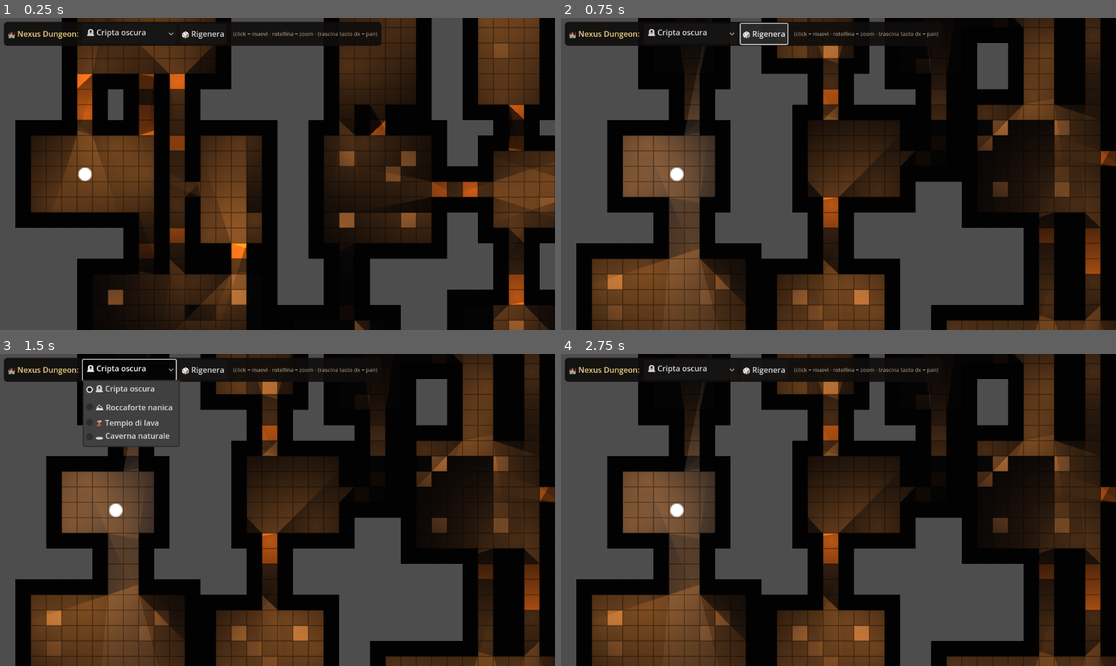
Above: before the commit, frames 1-4 (two rows, left to right).
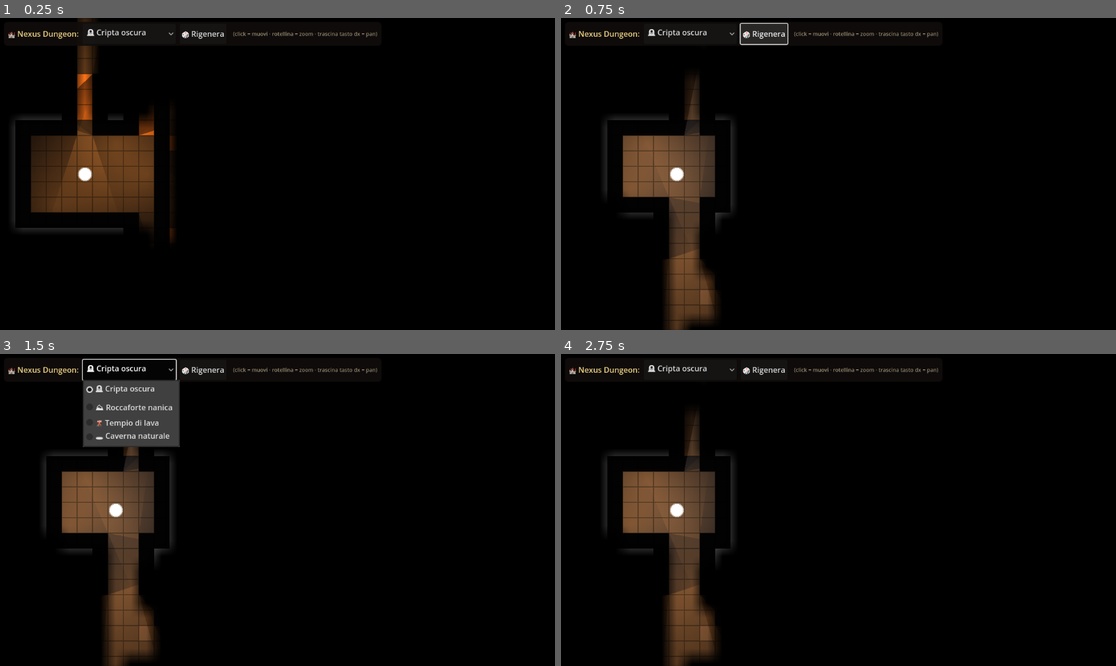
Above: after the commit, the same moments.

Repository: fanaragabriele2-coder/vtt-ventimiglia
Game: Godot game, scene res://scenes/nexus_demo.tscn
The game is run twice, just before and just after one commit, with the same random seed, the same clock (stepped at 60 frames per second) and the same inputs. This scene is started directly instead of the project's main scene.
Inputs (mouse positions are in pixels of both pictures, inside the frame that each line leads up to):
- Up to frame 1 (0.25 s): no input
- Up to frame 2 (0.75 s): click "🎲 Rigenera" at 0.5 s
- Up to frame 3 (1.5 s): click "🪦 Cripta oscura" at 1.25 s
- Up to frame 4 (2.75 s): tap Enter at 2 s; move the mouse to (810, 572) at 2.02 s; hold W from 2.03 s (still down); click (810, 572) at 2.17 s

The runs differ from the first frame. In frame 1, 56% of the frame differs, in the area x 0-100%, y 0-100%; in frame 2, 53%; in frame 3, 52%; in frame 4, 53%.

Commit message:
Godot: Nexus Fase 2 — occluder nel TileSet, fog of war a doppio canale con shader, pathfinding A*
- TileSet: occlusion layer per-tile su MURO e PILASTRO (TileData.set_occluder) — dipingere un muro
  porta l'ombra con se'. Rimosso il nodo LightOccluder2D per cella (centinaia di nodi in meno).
- Fog of War a doppio canale: memoria dell'esplorato calcolata su griglia con raggi di Bresenham
  (event-driven, solo al movimento del party, mai per frame) + fog texture 1 texel = 1 cella
  (R=esplorato, G=visibile, B=bagliore lava) resa da un canvas shader con filtering lineare — i
  bordi morbidi della nebbia li fa l'upscale, gratis. La lava si intravede oltre la nebbia come
  alone rosso (fog_of_war.gdshader).
- AStarGrid2D nativa ricostruita a fine generazione: diagonali solo senza ostacoli, euristica
  octile, pesi per terreno (acqua 2.0, macerie 1.5). trova_percorso/valida_movimento come cancello
  unico: giocatore, IA e Master muovono i token SOLO lungo percorsi reali (i muri non si
  attraversano). costo_percorso_metri per l'Action Economy (tappe x 1,5 m).
- Fix percorribilita': i PILASTRI ora bloccano il movimento (prima si attraversavano); l'ACQUA
  diventa percorribile ma lenta (peso A* 2.0), coerente col design doc.
- NexusView: click-to-move segue il percorso (tween per tappa, la luce di vista segue il token) e
  rifiuta le celle irraggiungibili; la nebbia si dirada all'arrivo (aggiorna_visione).
- Roadmap aggiornata nel design doc (Fase 1b e 2 complete).

Verificato con gdtoolkit sui 33 script (0 errori); gdlint pulito (solo line-length preesistenti).

Co-Authored-By: Claude Opus 4.8 <noreply@anthropic.com>
Claude-Session: https://claude.ai/code/session_01EitiiDafKKu7YfdrUthcuc

Diff:
--- /dev/null
+++ b/godot/scripts/map/fog_of_war.gdshader
@@ -0,0 +1,19 @@
+shader_type canvas_item;
+
+// Fog of War a DOPPIO CANALE (Fase 2 del Nexus Map Engine).
+// La texture ha 1 texel per CELLA della griglia (48x36 px), upscalata con filtering lineare:
+// e' l'upscale a creare i bordi di nebbia morbidi, gratis, senza geometria.
+//   R = esplorato (memoria permanente)
+//   G = visibile ORA (linea di vista corrente)
+//   B = autoilluminato (bagliore della lava che filtra oltre la nebbia)
+// Risultato: trasparente dove visibile, penombra dove solo esplorato, nero dove ignoto —
+// con un alone rosso dove, oltre la nebbia, scorre un fiume di lava (lo senti prima di vederlo).
+
+void fragment() {
+	vec4 fog = texture(TEXTURE, UV);
+	float visibile = fog.g;
+	float esplorato = max(fog.r, visibile);
+	float oscurita = 1.0 - max(visibile, esplorato * 0.45);
+	vec3 bagliore_lava = vec3(0.35, 0.07, 0.02) * fog.b * (1.0 - visibile);
+	COLOR = vec4(bagliore_lava, clamp(oscurita, 0.0, 1.0));
+}
--- a/godot/scripts/map/map_manager.gd
+++ b/godot/scripts/map/map_manager.gd
@@ -44,17 +44,27 @@
 	Color(0.14, 0.12, 0.16),       # 9 ARCO (overhead)
 ]
 
-# Celle su cui si puo' camminare (le altre bloccano il movimento e la linea di vista).
-const CALPESTABILI: Array[int] = [G.PAVIMENTO, G.PORTA, G.PONTE]
+# Terreni su cui si puo' camminare. L'acqua e' percorribile ma LENTA (peso 2.0 nell'A*), le
+# macerie rallentano (1.5); muri e pilastri bloccano del tutto (vedi cella_percorribile).
+const CALPESTABILI: Array[int] = [G.PAVIMENTO, G.PORTA, G.PONTE, G.ACQUA]
+
+const FOG_SHADER := preload("res://scripts/map/fog_of_war.gdshader")
+const RAGGIO_VISIONE: int = 10  # celle di vista del party (per la memoria dell'esplorato)
 
 var _ground: TileMapLayer
 var _walls: TileMapLayer
 var _props: TileMapLayer
 var _overhead: TileMapLayer
-var _occluders: Node2D
 var _lights: Node2D
 var _tokens_root: Node2D
 var _canvas_modulate: CanvasModulate
+
+# Fase 2: pathfinding e nebbia a doppio canale.
+var _astar: AStarGrid2D
+var _fog_esplorata: PackedByteArray = PackedByteArray()
+var _fog_lava: PackedByteArray = PackedByteArray()
+var _fog_image: Image
+var _fog_sprite: Sprite2D
 
 var _tile_source_id: int = 0
 var _luce_tex: Texture2D
@@ -86,11 +96,8 @@
 	_props = _nuovo_layer(tileset, "Props", 2, true)     # Y-sort: i props si ordinano coi token
 	_overhead = _nuovo_layer(tileset, "Overhead", 4, false)
 
-	# Contenitori (tra Props e Overhead) per occlusori, luci e token — tutti Y-sortati insieme.
-	_occluders = Node2D.new()
-	_occluders.name = "Occluders"
-	add_child(_occluders)
-
+	# Contenitori (tra Props e Overhead) per luci e token. Gli occlusori NON hanno piu' un nodo:
+	# vivono nel TileSet (occlusion layer per-tile) — dipingere un muro porta l'ombra con se'.
 	_lights = Node2D.new()
 	_lights.name = "Lights"
 	add_child(_lights)
@@ -142,7 +149,19 @@
 
 	var tileset := TileSet.new()
 	tileset.tile_size = Vector2i(CELL_PX, CELL_PX)
+	# Occlusion layer PER-TILE: muri e pilastri portano l'occlusore con se' quando vengono dipinti.
+	# Niente piu' un nodo LightOccluder2D per cella: la luce non attraversa la pietra "gratis".
+	# (Nota 4.4+: set_occluder e' rinominata set_occluder_polygon; su 4.3 e' questa.)
+	tileset.add_occlusion_layer()
 	_tile_source_id = tileset.add_source(atlas, 0)
+	var mezzo: float = CELL_PX * 0.5
+	var quad := OccluderPolygon2D.new()
+	quad.polygon = PackedVector2Array([
+		Vector2(-mezzo, -mezzo), Vector2(mezzo, -mezzo), Vector2(mezzo, mezzo), Vector2(-mezzo, mezzo),
+	])
+	for tipo_occlusore: int in [G.MURO, G.PILASTRO]:
+		var td: TileData = atlas.get_tile_data(Vector2i(tipo_occlusore, 0), 0)
+		td.set_occluder(0, quad)
 	return tileset
 
 
@@ -183,9 +202,11 @@
 	_dati = G.genera(tema, seme)
 	_pulisci()
 	_dipingi_layers()
-	_piazza_occlusori()
 	_piazza_luci_torce()
 	_piazza_luce_party()
+	_ricostruisci_astar()
+	_inizializza_fog()
+	aggiorna_visione(_dati.get("spawn", Vector2i(2, 2)))
 	if _camera:
 		var w: int = int(_dati["larghezza"])
 		var h: int = int(_dati["altezza"])
@@ -197,7 +218,7 @@
 func _pulisci() -> void:
 	for layer: TileMapLayer in [_ground, _walls, _props, _overhead]:
 		layer.clear()
-	for gruppo: Node2D in [_occluders, _lights, _tokens_root]:
+	for gruppo: Node2D in [_lights, _tokens_root]:
 		for figlio: Node in gruppo.get_children():
 			figlio.queue_free()
 	_tokens.clear()
@@ -225,28 +246,6 @@
 				_overhead.set_cell(pos, _tile_source_id, Vector2i(overhead[idx], 0))
 
 
-## Un LightOccluder2D quadrato per ogni cella-muro: la luce non passa oltre la pietra (raycasting).
-## Per mappe enormi si potrebbero fondere i muri contigui in polilinee — qui, a 48x36, un occlusore
-## per cella e' semplice e piu' che sostenibile su hardware moderno (nota di scalabilita').
-func _piazza_occlusori() -> void:
-	var w: int = int(_dati["larghezza"])
-	var h: int = int(_dati["altezza"])
-	var muri: PackedInt32Array = _dati["muri"]
-	var quad := PackedVector2Array([
-		Vector2(0, 0), Vector2(CELL_PX, 0), Vector2(CELL_PX, CELL_PX), Vector2(0, CELL_PX),
-	])
-	for y: int in range(h):
-		for x: int in range(w):
-			if muri[y * w + x] != G.MURO:
-				continue  # le porte lasciano passare la luce (aperte)
-			var occ := LightOccluder2D.new()
-			var poly := OccluderPolygon2D.new()
-			poly.polygon = quad
-			occ.occluder = poly
-			occ.position = Vector2(x * CELL_PX, y * CELL_PX)
-			_occluders.add_child(occ)
-
-
 func _piazza_luci_torce() -> void:
 	var torce: Array = _dati.get("torce", [])
 	for t: Variant in torce:
@@ -309,6 +308,17 @@
 		(_tokens[combatant_id] as Sprite2D).position = _centro_cella(cell)
 
 
+## Anima il token lungo un percorso di celle (l'output di trova_percorso): un piccolo tween per
+## tappa, in sequenza. La luce di vista del party segue da sola (e' figlia del token).
+func muovi_token_lungo_percorso(combatant_id: String, percorso: Array[Vector2i]) -> void:
+	if not _tokens.has(combatant_id) or percorso.is_empty():
+		return
+	var token := _tokens[combatant_id] as Sprite2D
+	var tw: Tween = create_tween()
+	for cell: Vector2i in percorso:
+		tw.tween_property(token, "position", _centro_cella(cell), 0.09)
+
+
 func rimuovi_token(combatant_id: String) -> void:
 	if _tokens.has(combatant_id):
 		(_tokens[combatant_id] as Node2D).queue_free()
@@ -335,11 +345,150 @@
 	if not in_mappa(cell):
 		return false
 	var w: int = int(_dati["larghezza"])
+	var idx: int = cell.y * w + cell.x
 	var celle: PackedInt32Array = _dati["celle"]
 	var muri: PackedInt32Array = _dati["muri"]
-	if muri[cell.y * w + cell.x] == G.MURO:
+	var props: PackedInt32Array = _dati["props"]
+	if muri[idx] == G.MURO or props[idx] == G.PILASTRO:
 		return false
-	return CALPESTABILI.has(celle[cell.y * w + cell.x]) or muri[cell.y * w + cell.x] == G.PORTA
+	return CALPESTABILI.has(celle[idx]) or muri[idx] == G.PORTA
+
+
+# --- Pathfinding (AStarGrid2D nativa) + cancello unico di validazione del movimento ---
+
+## Ricostruita UNA volta a fine generazione dalla maschera di percorribilita'. E' il "cancello
+## unico": giocatore, IA nemica e comandi del Master IA muovono i token SOLO lungo percorsi che
+## esistono qui — un muro non si attraversa perche' nessun percorso lo attraversa.
+func _ricostruisci_astar() -> void:
+	var w: int = int(_dati["larghezza"])
+	var h: int = int(_dati["altezza"])
+	_astar = AStarGrid2D.new()
+	_astar.region = Rect2i(0, 0, w, h)
+	_astar.cell_size = Vector2(CELL_PX, CELL_PX)
+	_astar.diagonal_mode = AStarGrid2D.DIAGONAL_MODE_ONLY_IF_NO_OBSTACLES
+	_astar.default_compute_heuristic = AStarGrid2D.HEURISTIC_OCTILE
+	_astar.update()
+	var celle: PackedInt32Array = _dati["celle"]
+	var props: PackedInt32Array = _dati["props"]
+	for y: int in range(h):
+		for x: int in range(w):
+			var cell := Vector2i(x, y)
+			if not cella_percorribile(cell):
+				_astar.set_point_solid(cell, true)
+			elif celle[y * w + x] == G.ACQUA:
+				_astar.set_point_weight_scale(cell, 2.0)   # guadare rallenta
+			elif props[y * w + x] == G.MACERIE:
+				_astar.set_point_weight_scale(cell, 1.5)   # terreno accidentato
+
+
+## Percorso da->a come lista di TAPPE (la cella di partenza e' esclusa). Vuoto = irraggiungibile.
+func trova_percorso(da: Vector2i, a: Vector2i) -> Array[Vector2i]:
+	var vuoto: Array[Vector2i] = []
+	if _astar == null or not in_mappa(da) or not in_mappa(a) or not cella_percorribile(a):
+		return vuoto
+	var percorso: Array[Vector2i] = _astar.get_id_path(da, a)
+	if percorso.size() <= 1:
+		return vuoto  # nessun percorso (o gia' sul posto)
+	percorso.remove_at(0)
+	return percorso
+
+
+## true se un movimento da->a e' possibile lungo un percorso reale (per validazioni esterne: IA,
+## comandi del Master, futura rete host-authoritative).
+func valida_movimento(da: Vector2i, a: Vector2i) -> bool:
+	return not trova_percorso(da, a).is_empty()
+
+
+## Costo in METRI del percorso (per l'Action Economy): tappe x 1,5 m.
+func costo_percorso_metri(percorso: Array[Vector2i]) -> float:
+	return celle_in_metri(percorso.size())
+
+
+# --- Fog of War a doppio canale (Fase 2): memoria dell'esplorato su griglia + shader ---
+
+func _inizializza_fog() -> void:
+	var w: int = int(_dati["larghezza"])
+	var h: int = int(_dati["altezza"])
+	_fog_esplorata = PackedByteArray()
+	_fog_esplorata.resize(w * h)
+	# Canale "autoilluminato": la lava scrive un bagliore che filtra anche oltre la nebbia.
+	_fog_lava = PackedByteArray()
+	_fog_lava.resize(w * h)
+	var celle: PackedInt32Array = _dati["celle"]
+	for i: int in range(w * h):
+		if celle[i] == G.LAVA:
+			_fog_lava[i] = 1
+	_fog_image = Image.create(w, h, false, Image.FORMAT_RGB8)
+	if _fog_sprite == null:
+		_fog_sprite = Sprite2D.new()
+		_fog_sprite.centered = false
+		_fog_sprite.z_index = 6  # sopra TUTTO (anche l'overhead): la nebbia copre il mondo
+		_fog_sprite.texture_filter = CanvasItem.TEXTURE_FILTER_LINEAR  # bordi morbidi via upscale
+		var mat := ShaderMaterial.new()
+		mat.shader = FOG_SHADER
+		_fog_sprite.material = mat
+		add_child(_fog_sprite)
+	_fog_sprite.scale = Vector2(CELL_PX, CELL_PX)  # 1 texel -> 1 cella
+	_fog_sprite.texture = ImageTexture.create_from_image(_fog_image)
+
+
+## Ricalcola la linea di vista dalla cella data (event-driven: SOLO quando il party si muove, mai
+## per frame). Raggi di Bresenham verso ogni cella nel raggio di visione: i muri bloccano; le celle
+## viste entrano per sempre nella memoria dell'esplorato.
+func aggiorna_visione(origine: Vector2i) -> void:
+	if _dati.is_empty() or not in_mappa(origine):
+		return
+	var w: int = int(_dati["larghezza"])
+	var visibili: Dictionary = {}
+	for dy: int in range(-RAGGIO_VISIONE, RAGGIO_VISIONE + 1):
+		for dx: int in range(-RAGGIO_VISIONE, RAGGIO_VISIONE + 1):
+			if dx * dx + dy * dy > RAGGIO_VISIONE * RAGGIO_VISIONE:
+				continue  # cerchio, non quadrato
+			var c := Vector2i(origine.x + dx, origine.y + dy)
+			if in_mappa(c) and _linea_vista_libera(origine, c):
+				var idx: int = c.y * w + c.x
+				visibili[idx] = true
+				_fog_esplorata[idx] = 1
+	_ridisegna_fog(visibili)
+
+
+## Bresenham intero da->a: false se una cella INTERMEDIA e' un muro (il muro stesso, come
+## bersaglio finale, resta visibile: e' il primo ostacolo che vedi).
+func _linea_vista_libera(da: Vector2i, a: Vector2i) -> bool:
+	var w: int = int(_dati["larghezza"])
+	var muri: PackedInt32Array = _dati["muri"]
+	var dx: int = absi(a.x - da.x)
+	var dy: int = -absi(a.y - da.y)
+	var sx: int = 1 if da.x < a.x else -1
+	var sy: int = 1 if da.y < a.y else -1
+	var err: int = dx + dy
+	var cur: Vector2i = da
+	while cur != a:
+		var e2: int = err * 2
+		if e2 >= dy:
+			err += dy
+			cur.x += sx
+		if e2 <= dx:
+			err += dx
+			cur.y += sy
+		if cur == a:
+			break
+		if muri[cur.y * w + cur.x] == G.MURO:
+			return false
+	return true
+
+
+func _ridisegna_fog(visibili: Dictionary) -> void:
+	var w: int = int(_dati["larghezza"])
+	var h: int = int(_dati["altezza"])
+	for y: int in range(h):
+		for x: int in range(w):
+			var idx: int = y * w + x
+			_fog_image.set_pixel(x, y, Color8(
+				255 if _fog_esplorata[idx] == 1 else 0,
+				255 if visibili.has(idx) else 0,
+				255 if _fog_lava[idx] == 1 else 0))
+	(_fog_sprite.texture as ImageTexture).update(_fog_image)
 
 
 ## Action Economy (Priorita' 3.2): converte i metri di movimento in celle di questa griglia.
--- a/godot/scripts/ui/nexus_view.gd
+++ b/godot/scripts/ui/nexus_view.gd
@@ -108,11 +108,14 @@
 
 
 func _on_cella_cliccata(cell: Vector2i) -> void:
-	# Click-to-move sul dungeon: il PG si sposta solo su celle percorribili (no muri/lava/acqua).
-	if not _map.cella_percorribile(cell):
+	# Click-to-move con PATHFINDING (Fase 2): il token segue il percorso A* — se una cella non e'
+	# raggiungibile (oltre un muro, in mezzo alla lava), il movimento e' rifiutato, non teletrasporta.
+	var percorso: Array[Vector2i] = _map.trova_percorso(_party_cell, cell)
+	if percorso.is_empty():
 		return
 	_party_cell = cell
-	_map.muovi_token(PC_TOKEN_ID, cell)
+	_map.muovi_token_lungo_percorso(PC_TOKEN_ID, percorso)
+	_map.aggiorna_visione(cell)  # la nebbia si dirada dove il party arriva
 	EventBus.nexus_party_moved.emit(cell)
 
 
Not shown, changed: godot/docs/NEXUS_ARCHITETTURA.md
